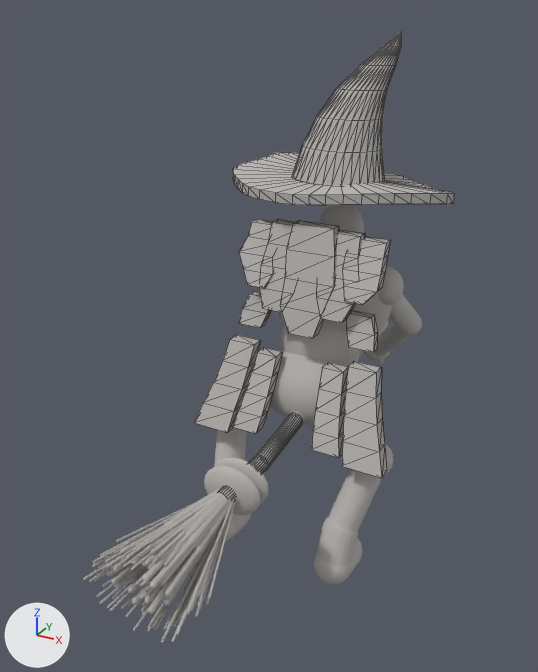
Renders of the glTF model halloween-radio/games/witch-ride-3d/assets/models/witch-rider.glb from each side of a commit.
Before and after are seen from a 50 mm camera at (3.48, -7.39, 5.0) aimed at (-0.16, -0.77, 1.68). The lights are fixed; the arrows at lower left show +X, +Y and +Z. The older version comes first. Mesh edges are drawn as thin lines on the coarser meshes. Where no turn or scale is listed for an object, it has been applied to the vertices. Vertices at exactly the same position are counted once.

Names of what the first picture shows: 'cape_fold_1', 'cape_fold_2', 'cape_fold_3', 'cape_fold_4', 'cape_shoulder_L', 'cape_shoulder_R', 'hat_brim', 'hat_crown', 'mane_lock_1', 'mane_lock_2', 'mane_lock_3', 'mane_lock_4', 'mane_lock_5', 'pelvis' and 101 more.
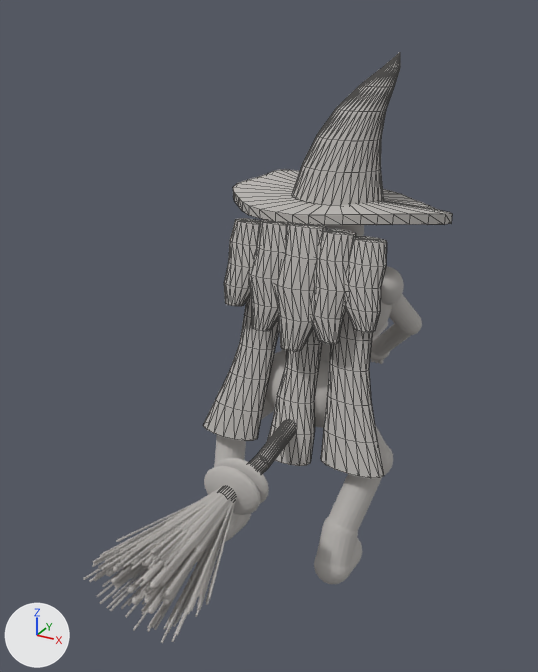
Commit message: Build Witch Ride Pass 14 human seated mesh

Where the change shows, as pixel boxes (x1, y1, x2, y2) in the pictures (538 x 672 px):
'hat_crown', moved: before (292, 30, 402, 186); after (292, 52, 400, 205)
'hat_brim', moved: before (233, 152, 454, 205); after (233, 169, 452, 225)
'cape_fold_3', reshaped: before (312, 362, 348, 458); after (321, 312, 384, 478)
'cape_fold_2', reshaped: before (232, 347, 283, 434); after (267, 329, 322, 466)
'mane_lock_3', reshaped (13% narrower, 10% taller): before (280, 220, 339, 338); after (275, 222, 326, 352)
'cape_fold_1', reshaped: before (194, 335, 261, 432); after (203, 295, 279, 441)
'cape_fold_4', deleted: before (342, 361, 387, 478)
'mane_lock_4', reshaped (24% taller): before (320, 230, 365, 323); after (312, 228, 356, 344)
'mane_lock_5', reshaped: before (342, 236, 391, 304); after (345, 236, 387, 332)
'mane_lock_2', reshaped: before (259, 219, 294, 312); after (250, 219, 287, 331)
'mane_lock_1', reshaped: before (239, 219, 273, 288); after (224, 218, 260, 306)
'cape_shoulder_R', deleted: before (346, 310, 378, 352)
'cape_shoulder_L', deleted: before (239, 291, 271, 328)
'waist', unchanged, covered by the edit: before (280, 322, 360, 366); after (281, 343, 330, 362)

The change, as a diff of the scene's bpy script:
```diff
--- a/halloween-radio/games/witch-ride-3d/assets/models/witch-rider.glb.py
+++ b/halloween-radio/games/witch-ride-3d/assets/models/witch-rider.glb.py
@@ me_mane_lock_1 @@
-me_mane_lock_1.from_pydata(...)  # 20 vertices, 36 faces; spans x -0.929..-0.411, y -0.25..0.19, z 2.02..2.7
+me_mane_lock_1.from_pydata(...)  # 82 vertices, 160 faces; spans x -0.97..-0.46, y -0.5..-0.08, z 1.83..2.77
+# me_mane_lock_1 part 1: the whole mesh is rebuilt
 me_mane_lock_1.materials.append(mat_neutral_clay_mesh_review)
@@ me_mane_lock_2 @@
-me_mane_lock_2.from_pydata(...)  # 20 vertices, 36 faces; spans x -0.61..-0.058, y -0.29..0.15, z 1.78..2.74
+me_mane_lock_2.from_pydata(...)  # 82 vertices, 160 faces; spans x -0.65..-0.1, y -0.56..-0.1, z 1.62..2.81
+# me_mane_lock_2 part 2: the whole mesh is rebuilt
 me_mane_lock_2.materials.append(mat_neutral_clay_mesh_review)
@@ me_mane_lock_3 @@
-me_mane_lock_3.from_pydata(...)  # 20 vertices, 36 faces; spans x -0.295..0.345, y -0.34..0.1, z 1.56..2.78
+me_mane_lock_3.from_pydata(...)  # 82 vertices, 160 faces; spans x -0.3..0.3, y -0.615..-0.1, z 1.48..2.83
+# me_mane_lock_3 part 3: the whole mesh is rebuilt
 me_mane_lock_3.materials.append(mat_neutral_clay_mesh_review)
@@ me_mane_lock_4 @@
-me_mane_lock_4.from_pydata(...)  # 20 vertices, 36 faces; spans x 0.064..0.623, y -0.29..0.15, z 1.8..2.72
+me_mane_lock_4.from_pydata(...)  # 82 vertices, 160 faces; spans x 0.1..0.65, y -0.56..-0.1, z 1.64..2.8
+# me_mane_lock_4 part 4: the whole mesh is rebuilt
 me_mane_lock_4.materials.append(mat_neutral_clay_mesh_review)
@@ me_mane_lock_5 @@
-me_mane_lock_5.from_pydata(...)  # 20 vertices, 36 faces; spans x 0.406..0.855, y -0.26..0.18, z 2.05..2.68
+me_mane_lock_5.from_pydata(...)  # 82 vertices, 160 faces; spans x 0.46..0.97, y -0.5..-0.08, z 1.84..2.76
+# me_mane_lock_5 part 5: the whole mesh is rebuilt
 me_mane_lock_5.materials.append(mat_neutral_clay_mesh_review)
@@ me_cape_fold_1 @@
-me_cape_fold_1.from_pydata(...)  # 20 vertices, 36 faces; spans x -1.24..-0.61, y -0.74..-0.16, z 0.26..1.3
+me_cape_fold_1.from_pydata(...)  # 98 vertices, 192 faces; spans x -1.21..-0.27, y -0.73..0.0, z 0.18..1.96
+# me_cape_fold_1 part 6: the whole mesh is rebuilt
 me_cape_fold_1.materials.append(mat_neutral_clay_mesh_review)
@@ me_cape_fold_2 @@
-me_cape_fold_2.from_pydata(...)  # 20 vertices, 36 faces; spans x -0.71..-0.3, y -0.71..-0.17, z 0.34..1.22
+me_cape_fold_2.from_pydata(...)  # 98 vertices, 192 faces; spans x -0.31..0.31, y -0.76..-0.02, z 0.08..1.78
+# me_cape_fold_2 part 7: the whole mesh is rebuilt
 me_cape_fold_2.materials.append(mat_neutral_clay_mesh_review)
@@ me_cape_fold_3 @@
-me_cape_fold_3.from_pydata(...)  # 20 vertices, 36 faces; spans x 0.3..0.71, y -0.71..-0.17, z 0.34..1.22
+me_cape_fold_3.from_pydata(...)  # 98 vertices, 192 faces; spans x 0.27..1.21, y -0.73..0.0, z 0.18..1.96
+# me_cape_fold_3 part 8: the whole mesh is rebuilt
 me_cape_fold_3.materials.append(mat_neutral_clay_mesh_review)
@@ me_hat_crown @@
-me_hat_crown.from_pydata(...)  # 194 vertices, 384 faces; spans x -0.56..0.56, y 0.18..1.04, z 3.19..4.78
+me_hat_crown.from_pydata(...)  # 194 vertices, 384 faces; spans x -0.56..0.56, y 0.18..1.04, z 2.97..4.56
+# me_hat_crown part 9: the whole mesh is moved by (0.0, 0.0, -0.22)
 me_hat_crown.materials.append(mat_neutral_clay_mesh_review)
@@ me_hat_brim @@
-me_hat_brim.from_pydata(...)  # 82 vertices, 160 faces; spans x -1.29..1.41, y -0.19..1.39, z 3.0..3.33
+me_hat_brim.from_pydata(...)  # 82 vertices, 160 faces; spans x -1.29..1.41, y -0.19..1.39, z 2.78..3.11
+# me_hat_brim part 10: the whole mesh is moved by (0.0, 0.0, -0.22)
 me_hat_brim.materials.append(mat_neutral_clay_mesh_review)
@@ ob_cape_shoulder_l @@
-ob_cape_shoulder_l = bpy.data.objects.new('cape_shoulder_L', me_cape_shoulder_l)
@@ ob_cape_shoulder_r @@
-ob_cape_shoulder_r = bpy.data.objects.new('cape_shoulder_R', me_cape_shoulder_r)
@@ ob_cape_fold_4 @@
-ob_cape_fold_4 = bpy.data.objects.new('cape_fold_4', me_cape_fold_4)
```
